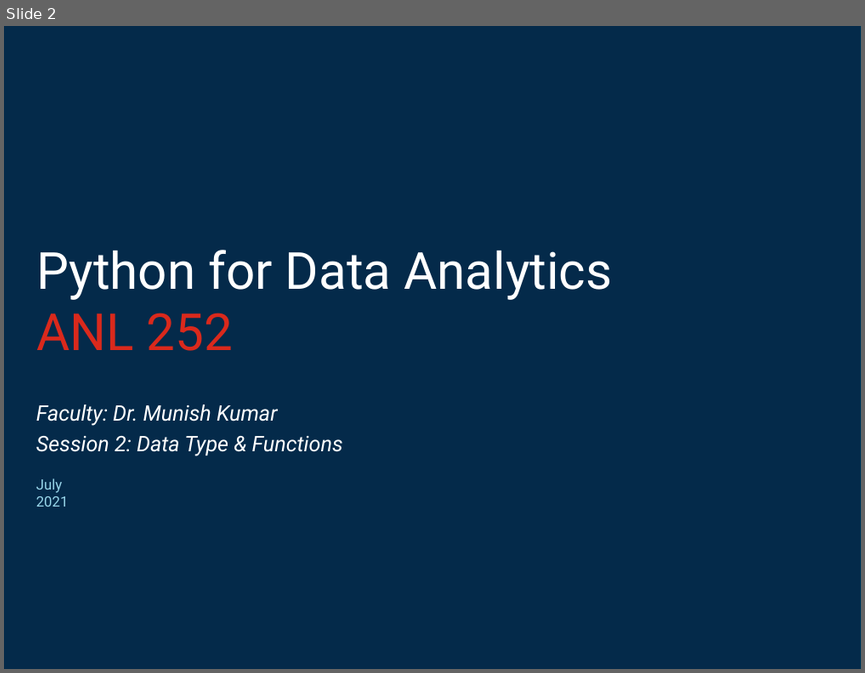
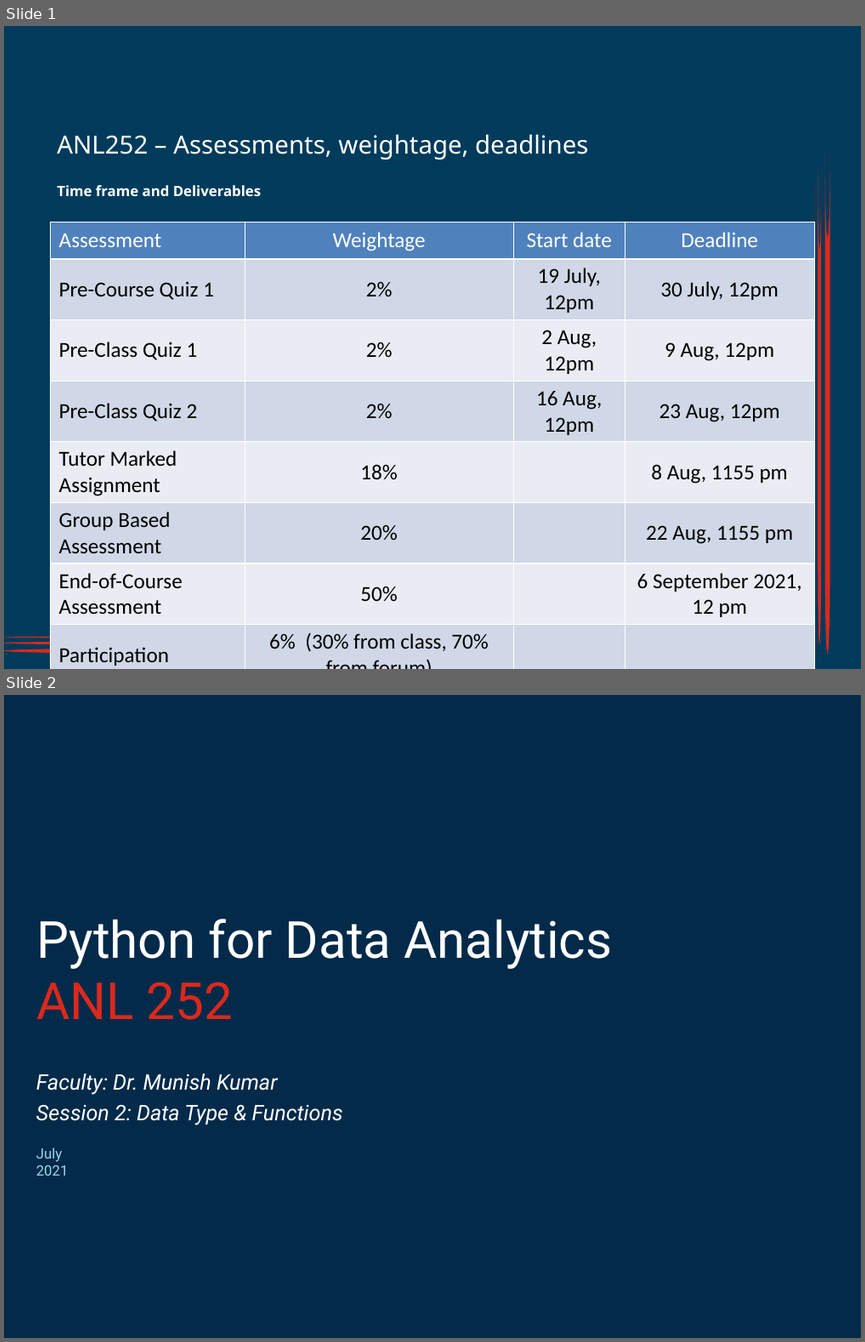
Before and after one commit to munishkumar-gh/munishkumar-gh.github.io, a slide deck: SuSS/ANL252_Python_4_Biz/3_Lecturer/Lecture_2/ANL252_SU2_Jul2021 (MK edits).pptx. Shown one above the other, each under a label of ours: slide 2 before the commit, slides 1 and 2 after it. The pictures are 865x673 and 865x1342 pixels, drawn with LibreOffice and Linux fonts; fonts in the diff are those of the drawing; background and template pictures are left out. Boxes give left, top, right and bottom in pixels: in the first picture for what was removed or moved away, otherwise in the second. Text is boxed around its words. In the diff, an @@ line names an element or a change of style, - is before the commit and + after.

```diff
--- a/SuSS/ANL252_Python_4_Biz/3_Lecturer/Lecture_2/ANL252_SU2_Jul2021 (MK edits).pptx
+++ b/SuSS/ANL252_Python_4_Biz/3_Lecturer/Lecture_2/ANL252_SU2_Jul2021 (MK edits).pptx
@@ slide 1 added at (x1=4, y1=26, x2=861, y2=669), background #FFFFFF @@
@@ rectangle added at (x1=4, y1=26, x2=861, y2=669), fill #003B5C @@
@@ title added at (x1=57, y1=134, x2=588, y2=159), 21 pt, text #FFFFFF @@
+ANL252 – Assessments, weightage, deadlines
@@ flow chart online storage added at (x1=817, y1=169, x2=821, y2=644), fill #DA291C @@
@@ flow chart online storage added at (x1=824, y1=154, x2=829, y2=652), fill #DA291C @@
@@ text added at (x1=57, y1=185, x2=261, y2=196), 12 pt, text #FFFFFF, bold @@
+Time frame and Deliverables
@@ flow chart online storage added at (x1=813, y1=185, x2=815, y2=638), fill #DA291C @@
@@ table added at (x1=50, y1=222, x2=815, y2=669), 8 rows, 4 columns @@
+Assessment | Weightage | Start date | Deadline
+Pre-Course Quiz 1 | 2% | 19 July, 12pm | 30 July, 12pm
+Pre-Class Quiz 1 | 2% | 2 Aug, 12pm | 9 Aug, 12pm
+Pre-Class Quiz 2 | 2% | 16 Aug, 12pm | 23 Aug, 12pm
+Tutor Marked Assignment | 18% |  | 8 Aug, 1155 pm
+Group Based Assessment | 20% |  | 22 Aug, 1155 pm
+End-of-Course Assessment | 50% |  | 6 September 2021, 12 pm
+Participation | 6% (30% from class, 70% from forum) |  | 
@@ flow chart online storage added at (x1=4, y1=636, x2=814, y2=638), fill #DA291C @@
@@ flow chart online storage added at (x1=4, y1=641, x2=821, y2=645), fill #DA291C @@
@@ flow chart online storage added at (x1=4, y1=648, x2=830, y2=653), fill #DA291C @@
```
Also in this commit, not shown: 1 slide removed, 4 other files.
